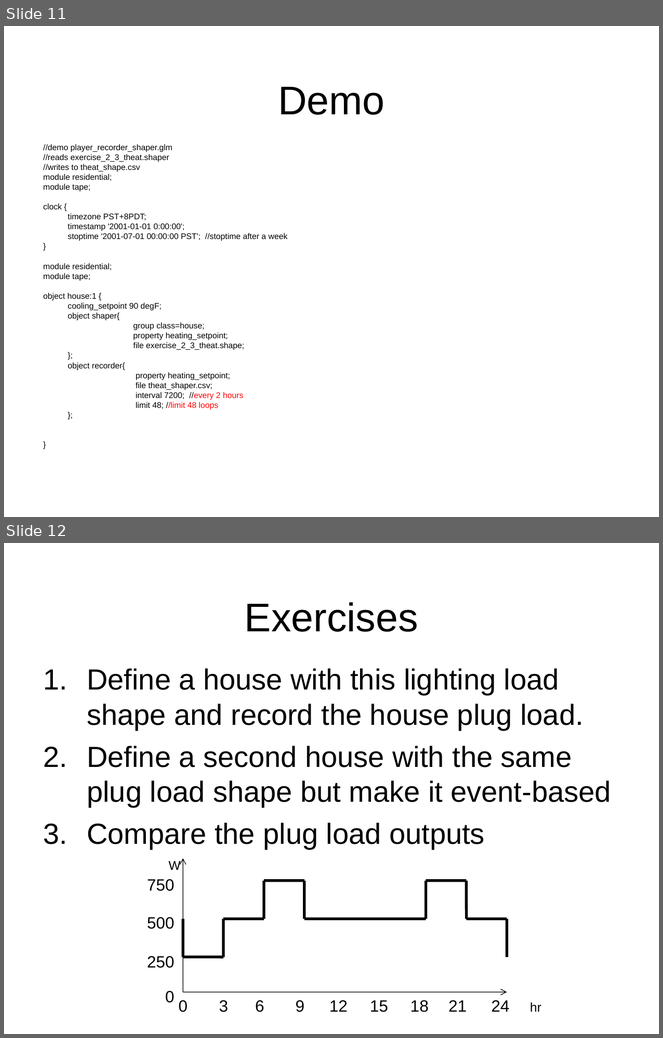
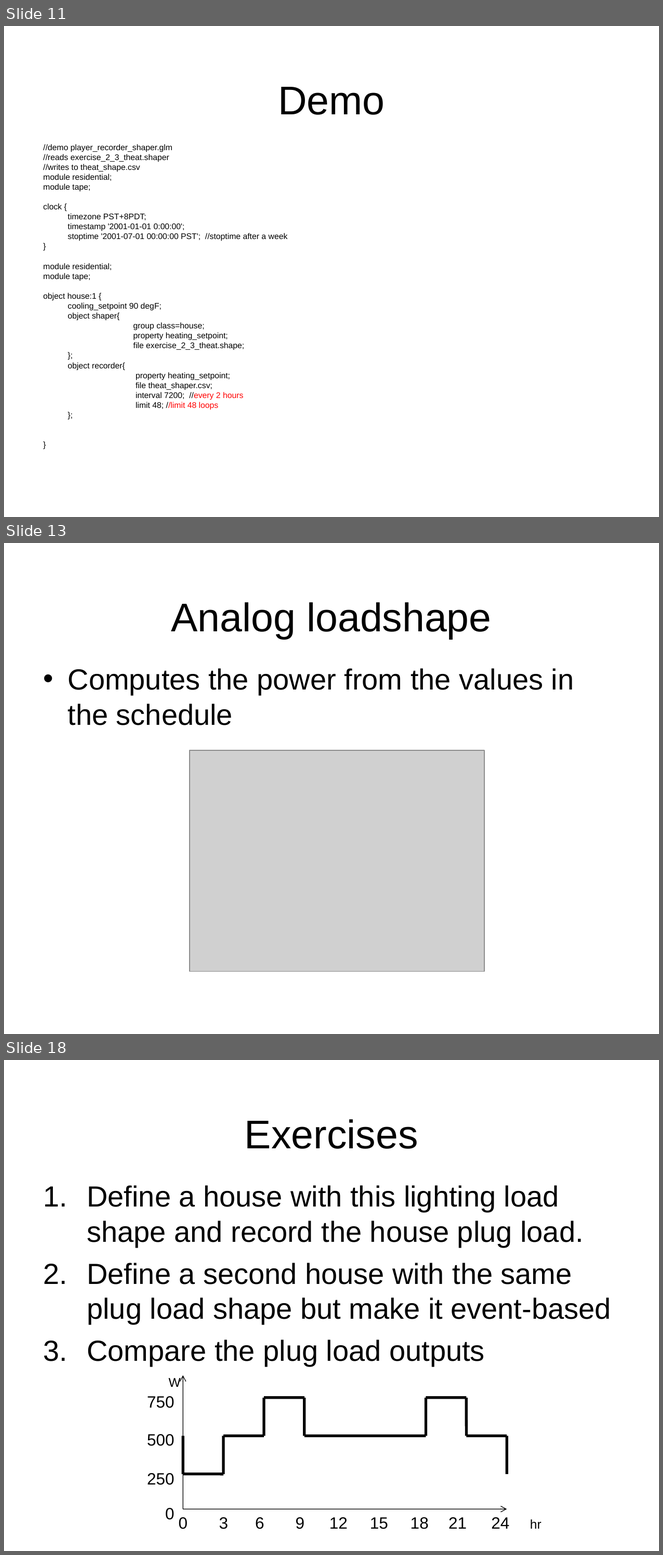
Before and after one commit to gridlab-d/course, a slide deck: 2.3 - Shapers.pps. Shown one above the other, each under a label of ours: slides 11 and 12 before the commit, slides 11, 13 and 18 after it; the slides between them are not shown. The pictures are 663x1038 and 663x1555 pixels, drawn with LibreOffice and Linux fonts; fonts in the diff are those of the drawing; grey boxes stand for pictures; background and template pictures are left out. Boxes give left, top, right and bottom in pixels: in the first picture for what was removed or moved away, otherwise in the second. Text is boxed around its words. In the diff, an @@ line names an element or a change of style, - is before the commit and + after.

Commit message:
Chitra - added loadshapes and enduse

```diff
--- a/2.3 - Shapers.pps
+++ b/2.3 - Shapers.pps
@@ slide 13 added at (4, 543, 659, 1034), background picture (left out) @@
@@ title added at (171, 602, 491, 639), 44 pt, text #000000 @@
+Analog loadshape
@@ text added at (68, 668, 574, 726), 32 pt, text #000000 @@
+• Computes the power from the values in the schedule
@@ picture added at (190, 750, 484, 972) @@
@@ what was slide 12 is now slide 18 @@
```
Also in this commit, not shown: 1 slide changed, 5 other slides added.
